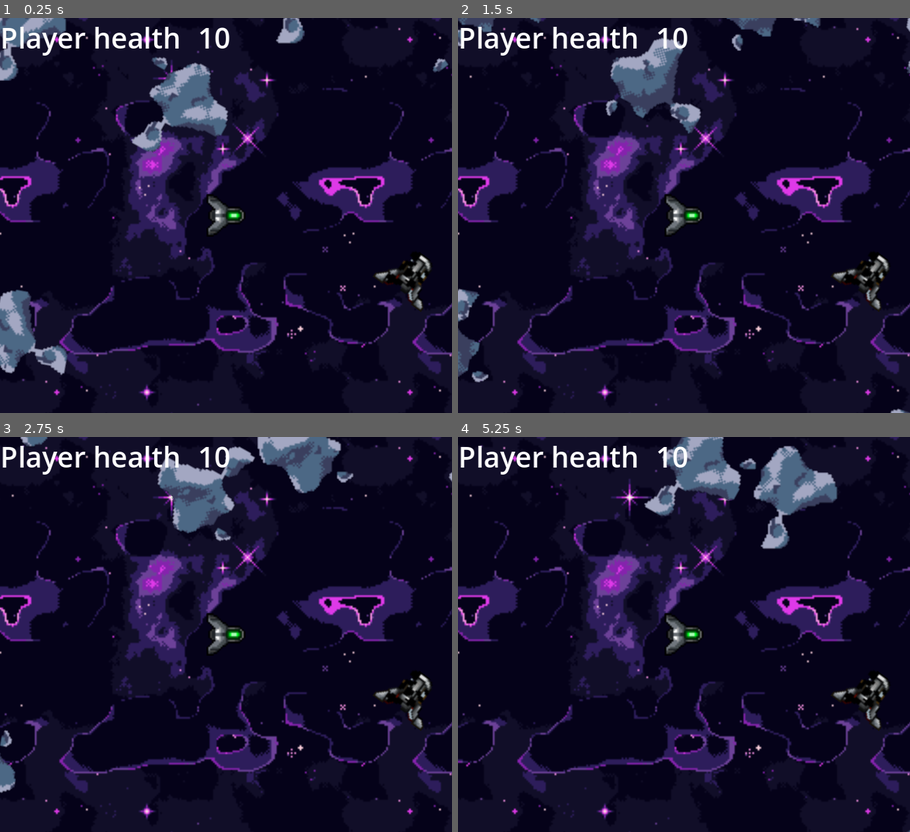
Above: before the commit, frames 1-4 (two rows, left to right).
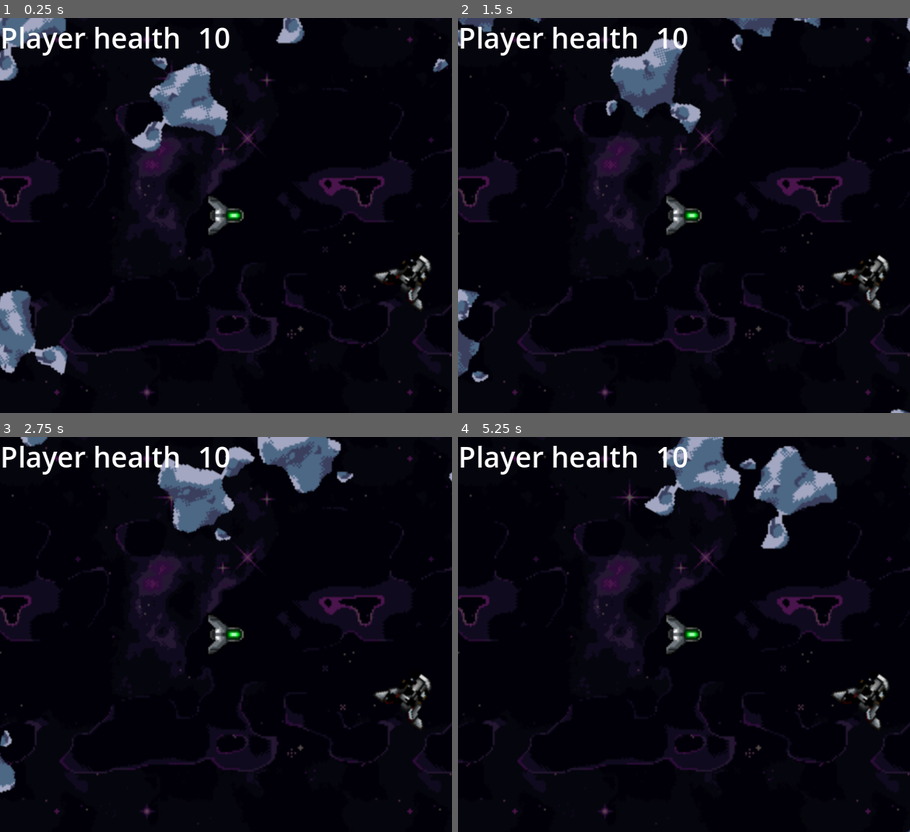
Above: after the commit, the same moments.

Repository: sirbrillig/take-the-sky-godot
Game: Godot game, scene res://scenes/space.tscn
Same seed, same stepped clock (60 frames per second), same inputs: the game is played once before the commit and once after it.
Inputs:
- Up to frame 1 (0.25 s): no input
- Up to frame 2 (1.5 s): no input
- Up to frame 3 (2.75 s): no input
- Up to frame 4 (5.25 s): no input

The runs differ from the first frame. In frame 1, 34% of the frame differs, in the area x 0-100%, y 0-100%; in frame 2, 35%; in frame 3, 35%; in frame 4, 35%.

Commit message:
Make BD darker

Diff:
--- a/scenes/space.tscn
+++ b/scenes/space.tscn
@@ -27,6 +27,7 @@
 [node name="ParallaxLayer" type="ParallaxLayer" parent="ParallaxBackground"]
 
 [node name="TextureRect" type="TextureRect" parent="ParallaxBackground/ParallaxLayer"]
+modulate = Color(0.334572, 0.353057, 0.325371, 1)
 offset_left = -598.0
 offset_top = -512.0
 offset_right = 877.0
@@ -37,9 +38,6 @@
 [node name="PlayerShip" parent="." instance=ExtResource("2_6mlfo")]
 position = Vector2(123.295, 107.231)
 wall_min_slide_angle = 2.33525
-acceleration_rate = null
-max_velocity = null
-rotation_rate = null
 
 [node name="WorldBoundary" type="StaticBody2D" parent="."]
 
